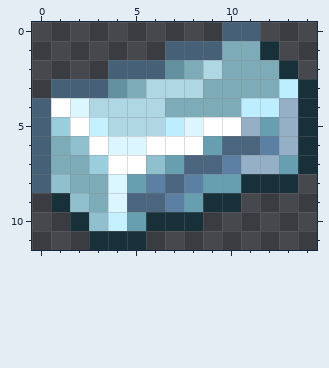
Two states of a pixel-art sprite, Items/Materials/DamascusBar.png. This is how it looked before the edit.
The file is 30x24 pixels, drawn in blocks of 2x2; one block is one cell here.
Now the later version:
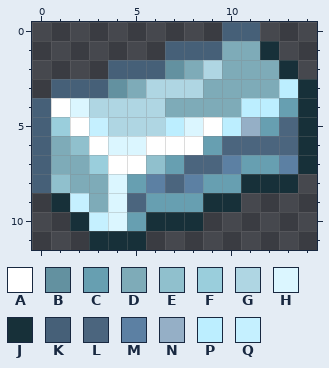
Palette (. is transparent): A #ffffff  B #6391a0  C #679fb1  D #7eabb8  E #90c0cd  F #9acedc  G #afd6e3  H #dbf6ff  J #173039  K #466078  L #4b657e  M #5c80a3  N #95afc6  P #bceeff  Q #c5f0ff
Changes in this commit:
@@ x 0..14 @@
  3 .KKKBDGGGDDDDPJ
- 4 KAHGGGGDDDDPPNJ
- 5 KFAQGGGPHAANCNJ
- 6 KDEAHHAAACLLMNJ
- 7 KDDFAAECLLMNNCJ
+ 4 KAHGGGGDDDDPPCJ
+ 5 KFAQGGGPHAPNCLJ
+ 6 KDEAHHAAACLLLLJ
+ 7 KDDFAAECLLMCCMJ
  8 KEDDHCMLMCCJJJ.
- 9 .JEDHLLMCJJ....
-10 ..JEQCJJJ......
+ 9 .JQDHLCCCJJ....
+10 ..JQHCJJJ......
 11 ...JJJ.........
Boxes around the changes in both pictures, in picture pixels (x1, y1, x2, y2):
changed: (70, 98, 298, 231)
